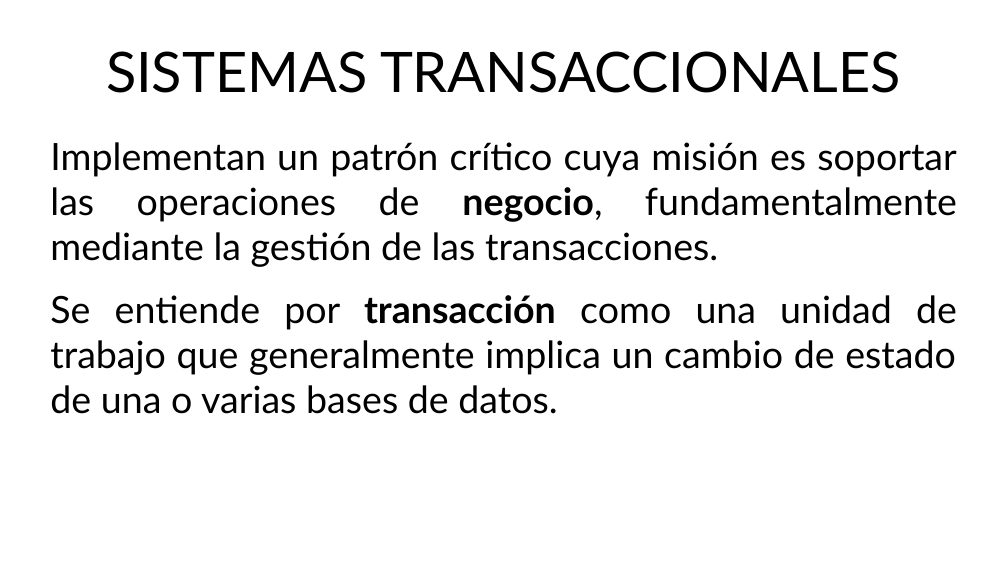
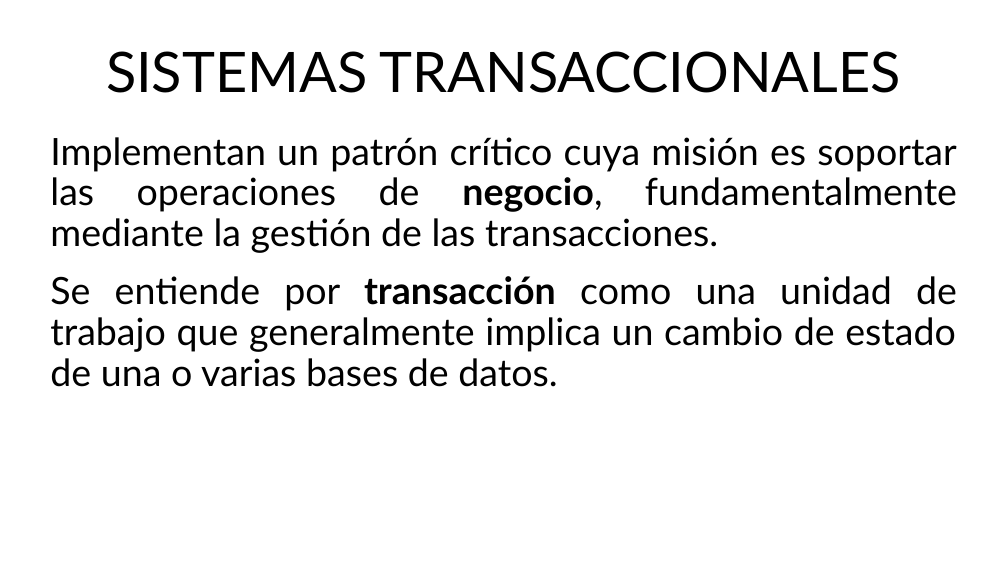
Before and after one commit to Eurobeater/cursoBigDataIA, a slide deck: slide 3 of Sistemas de Big Data/Tema 4 Modelos/Data_warehouse.odp. Drawn at 1008x567 pixels with LibreOffice and Linux fonts; fonts in the diff are those of the drawing. Boxes give left, top, right and bottom in pixels: in the first picture for what was removed or moved away, otherwise in the second. Text is boxed around its words. In the diff, an @@ line names an element or a change of style, - is before the commit and + after.

```diff
--- a/Sistemas de Big Data/Tema 4 Modelos/Data_warehouse.odp
+++ b/Sistemas de Big Data/Tema 4 Modelos/Data_warehouse.odp
@@ text "Implementan un patrón crítico cuya ..." at (50, 137, 957, 387): line spacing 1 to 0.9 @@
```
Also in this commit, not shown: 16 other slides changed, 1 other file.
